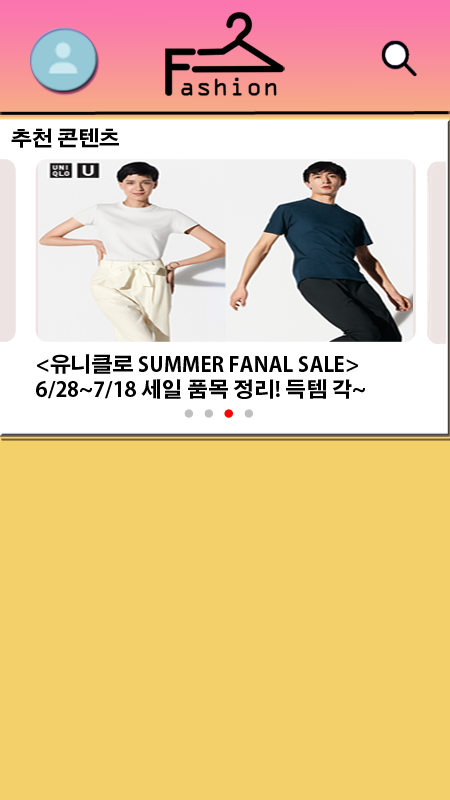
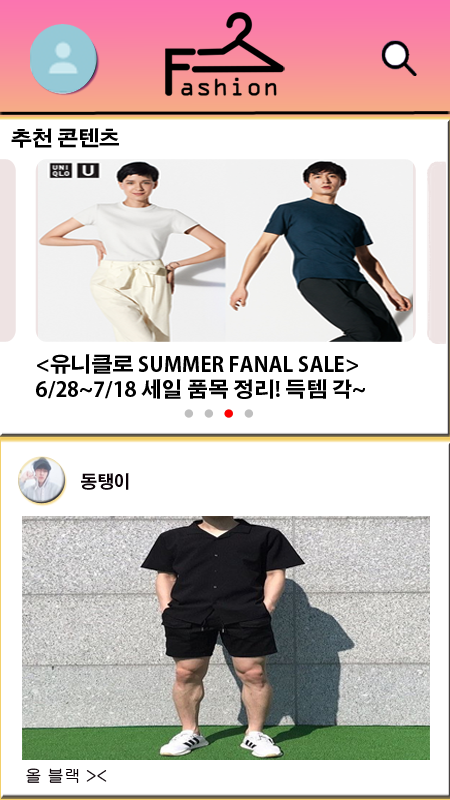
Comparing the layer stacks of the two 450×800 images. Changes:
added group "게시글" with 6 layers above "추천 콘텐츠" over [1, 440, 450, 799]
added layer "레이어 2" in group "게시글" over [22, 516, 430, 760]
added layer "동탱이" in group "게시글" over [81, 473, 129, 490]
added layer "올 블랙 ><" in group "게시글" over [26, 768, 107, 783]
added layer "게시물 프사" (1st of 2, in "게시글") in group "게시글" over [18, 457, 65, 503]
added layer "게시물 프사" (2nd of 2, in "게시글") in group "게시글" over [18, 456, 66, 504]
added layer "게시물 틀" in group "게시글" over [1, 440, 450, 799]
